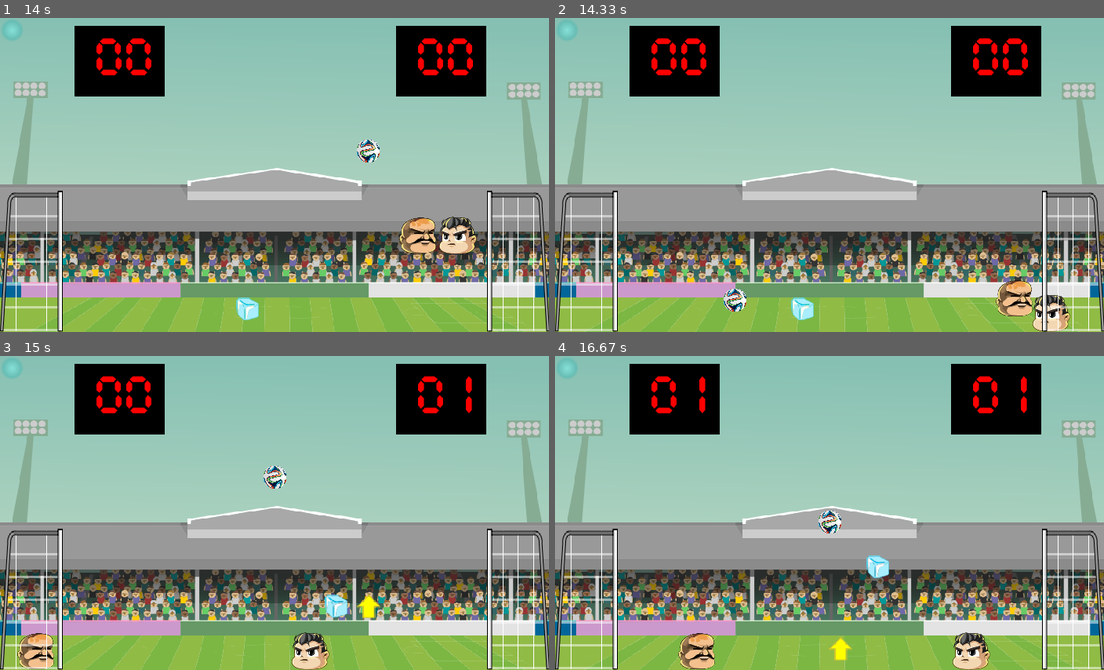
Above: before the commit, frames 1-4 (two rows, left to right).
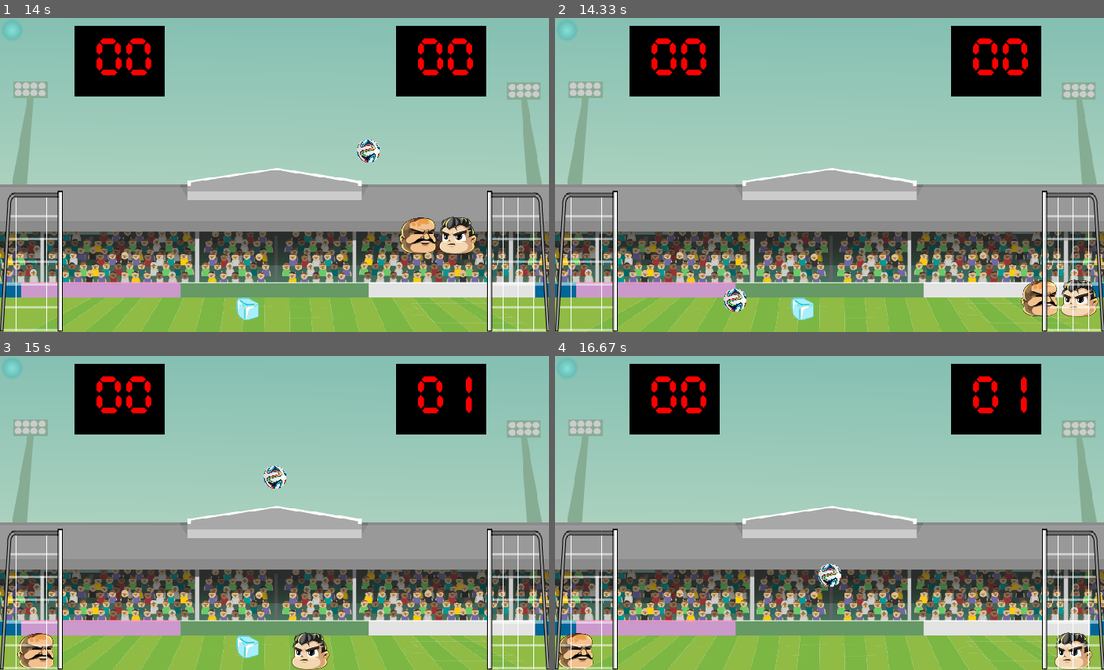
Above: after the commit, the same moments.

Repository: enricok/Head-Soccer_PyGame
Game: pygame game, started from jogo.py
The game is run twice, just before and just after one commit, with the same random seed, the same clock (stepped at 60 frames per second) and the same inputs.
Inputs:
- Up to frame 1 (14 s): tap Space at 0.33 s; hold Up 9.63-10.1 s; hold Right 10.13-10.6 s; hold Left 10.63-11.17 s; hold Left 11.2-11.6 s; hold Up 11.63-12 s; hold W 11.63-12 s; hold Right 12.03-12.67 s; hold D 12.03-12.67 s; hold Left 12.7-13.17 s; hold A 12.7-13.17 s; hold Right 13.2-13.67 s; hold D 13.2-13.67 s; hold Up from 13.7 s (still down); hold W from 13.7 s (still down)
- Up to frame 2 (14.33 s): release Up at 14 s; release W at 14 s; hold Right from 14.03 s (still down); hold D from 14.03 s (still down)
- Up to frame 3 (15 s): release Right at 14.5 s; release D at 14.5 s; hold Left from 14.53 s (still down); hold A from 14.53 s (still down)
- Up to frame 4 (16.67 s): release Left at 15.07 s; release A at 15.07 s; hold Left 15.1-15.5 s; hold A 15.1-15.5 s; hold Right 15.93-16.57 s; hold D 15.93-16.57 s; hold Left from 16.6 s (still down); hold A from 16.6 s (still down)

Frame 1 is identical in both runs. In frame 2, 2.0% of the frame differs, in the area x 80-99%, y 83-100%; in frame 3, 0.7%; in frame 4, 3.7%, in the area x 0-98%, y 6-100%.

Commit message:
ajuste tempo de aparecer poderes

Diff:
--- a/jogo.py
+++ b/jogo.py
@@ -134,49 +134,43 @@
         if freeze in todos_sprites and self.rect.colliderect(freeze.rect):
             player2.frozen = True
             player2.frozen_count = pygame.time.get_ticks()
+            # self.frozen_count_symbol = pygame.time.get_ticks () #count de quando o frozen aparece denovo
             todos_sprites.remove(freeze)
 
         if self.frozen and pygame.time.get_ticks() - self.frozen_count > 2000:
             self.frozen = False
             self.frozen_count = 0
 
-        if player1.pontuacao_anterior < player1.pontuacao:
-            freeze.rect.x = random.randint(180 + 20, WIDTH - 200)
-            freeze.rect.y = random.randint(180 + 70, HEIGHT - 20)
-            if freeze not in todos_sprites:
-                todos_sprites.add(freeze)
-
-        if player2.pontuacao_anterior < player2.pontuacao:
-            freeze.rect.x = random.randint(180 + 20, WIDTH - 200)
-            freeze.rect.y = random.randint(180 + 70, HEIGHT - 20)
-            if freeze not in todos_sprites:
-                todos_sprites.add(freeze)
+        # frozen_duration_symbol = 10000 + random.randint (0, 2000)
+
+        # if pygame.time.get_ticks() - self.frozen_count_symbol > frozen_duration_symbol:
+        #     freeze.rect.x = random.randint(180 + 20, WIDTH - 200)
+        #     freeze.rect.y = random.randint(180 + 70, HEIGHT - 20)
+        #     if freeze not in todos_sprites:
+        #         todos_sprites.add(freeze)
 
         if size in todos_sprites and self.rect.colliderect(size.rect):
             player2.rect.top = 50
             player2.rect.centerx = WIDTH/2
             player2.sized = True
             player2.size_count = pygame.time.get_ticks()
+            # self.sized_count_symbol = pygame.time.get_ticks() #count de quando o sized aparece denovo
             todos_sprites.remove(size)
+
+        # sized_duration_symbol = 3000 + random.randint (0, 2000)
 
         if self.sized == True and pygame.time.get_ticks() - self.size_count > 2000:
             player2.rect.top = HEIGHT - 30
             player2.rect.centerx = (WIDTH / 4) * 3
             self.sized = False
 
-        if player1.pontuacao_anterior < player1.pontuacao:
-            size.rect.x = random.randint(180 + 20, WIDTH - 200)
-            size.rect.y = random.randint(180 + 70, HEIGHT - 20)
-            if size not in todos_sprites:
-                todos_sprites.add(size)
-            player1.pontuacao_anterior = player1.pontuacao
-
-        if player2.pontuacao_anterior < player2.pontuacao:
-            size.rect.x = random.randint(180 + 20, WIDTH - 200)
-            size.rect.y = random.randint(180 + 70, HEIGHT - 20)
-            if size not in todos_sprites:
-                todos_sprites.add(size)
-            player2.pontuacao_anterior = player2.pontuacao
+        # if pygame.time.get_ticks() - self.sized_count_symbol > sized_duration_symbol:
+        #     size.rect.x = random.randint(180 + 20, WIDTH - 200)
+        #     size.rect.y = random.randint(180 + 70, HEIGHT - 20)
+        #     self.sized_count_symbol = pygame.time.get_ticks()
+        #     print(self.sized_count_symbol)
+        #     if size not in todos_sprites:
+        #         todos_sprites.add(size)
 
     def reset_position(self):
         #Reseta a bola e recomeca velocidades
@@ -212,6 +206,8 @@
 
         self.sized = False
         self.size_count = 0
+        self.sized_count_symbol = 0
+        self.frozen_count_symbol = 0
 
     def update (self):
 
@@ -239,25 +235,26 @@
                 self.ta_no_chao = True
                 self.jumping = False
 
+        # self.frozen_count_symbol = 0
+        # self.sized_count_symbol = 0
+
         # Freeze acontece na colisão
         if freeze in todos_sprites and self.rect.colliderect(freeze.rect):
             player1.frozen = True
             player1.frozen_count = pygame.time.get_ticks() #usar o clock do python
+            self.frozen_count_symbol = pygame.time.get_ticks() #count de quando o frozen aparece denovo
             todos_sprites.remove(freeze)
 
-        if self.frozen and pygame.time.get_ticks() - self.frozen_count > 2000:
+        frozen_duration_symbol = 30000 + random.randint (0, 2000)
+
+        if self.frozen and pygame.time.get_ticks() - self.frozen_count > 3500:
             self.frozen = False
             self.frozen_count = 0
 
-        if player1.pontuacao_anterior < player1.pontuacao:
+        if pygame.time.get_ticks() - self.frozen_count_symbol > frozen_duration_symbol:
             freeze.rect.x = random.randint(180 + 20, WIDTH - 200)
             freeze.rect.y = random.randint(180 + 70, HEIGHT - 20)
-            if freeze not in todos_sprites:
-                todos_sprites.add(freeze)
-
-        if player2.pontuacao_anterior < player2.pontuacao:
-            freeze.rect.x = random.randint(180 + 20, WIDTH - 200)
-            freeze.rect.y = random.randint(180 + 70, HEIGHT - 20)
+            self.frozen_count_symbol = pygame.time.get_ticks()
             if freeze not in todos_sprites:
                 todos_sprites.add(freeze)
 
@@ -266,26 +263,23 @@
             player1.rect.centerx = WIDTH/2
             player1.sized = True
             player1.size_count = pygame.time.get_ticks()
+            self.sized_count_symbol = pygame.time.get_ticks() #count de quando o sized aparece denovo
             todos_sprites.remove(size)
 
-        if self.sized == True and pygame.time.get_ticks() - self.size_count > 2000:
+        sized_duration_symbol = 30000 + random.randint (0, 2000)
+
+        if self.sized == True and pygame.time.get_ticks() - self.size_count > 3500:
             player1.rect.top = HEIGHT - 30
             player1.rect.centerx = (WIDTH / 4) * 3
             self.sized = False
 
-        if player1.pontuacao_anterior < player1.pontuacao:
+        if pygame.time.get_ticks() - self.sized_count_symbol > sized_duration_symbol:
             size.rect.x = random.randint(180 + 20, WIDTH - 200)
             size.rect.y = random.randint(180 + 70, HEIGHT - 20)
+            print(self.sized_count_symbol, pygame.time.get_ticks() - self.sized_count_symbol, sized_duration_symbol)
+            self.sized_count_symbol = pygame.time.get_ticks()
             if size not in todos_sprites:
                 todos_sprites.add(size)
-            player1.pontuacao_anterior = player1.pontuacao
-
-        if player2.pontuacao_anterior < player2.pontuacao:
-            size.rect.x = random.randint(180 + 20, WIDTH - 200)
-            size.rect.y = random.randint(180 + 70, HEIGHT - 20)
-            if size not in todos_sprites:
-                todos_sprites.add(size)
-            player2.pontuacao_anterior = player2.pontuacao
 
     def reset_position(self):
         #Reseta a bola e recomeca velocidades
@@ -629,6 +623,7 @@
             player2_gol_fonte = gol_fonte.render(f"0{player2.pontuacao}", True, (255, 0, 0))
         else:
             player2_gol_fonte = gol_fonte.render(f"{player2.pontuacao}", True, (255, 0, 0))
+
         # Mostrar a pontuação
         window.blit(player1_gol_fonte, (WIDTH - 170, 25))
         window.blit(player2_gol_fonte, (120, 25))
